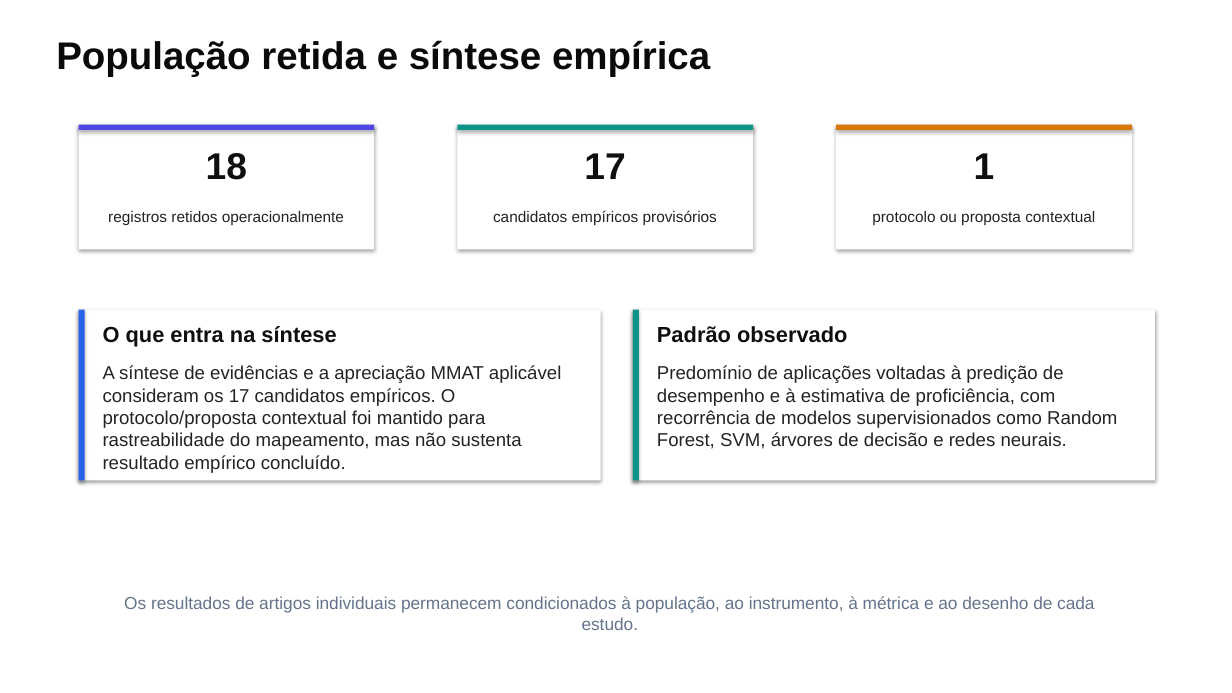
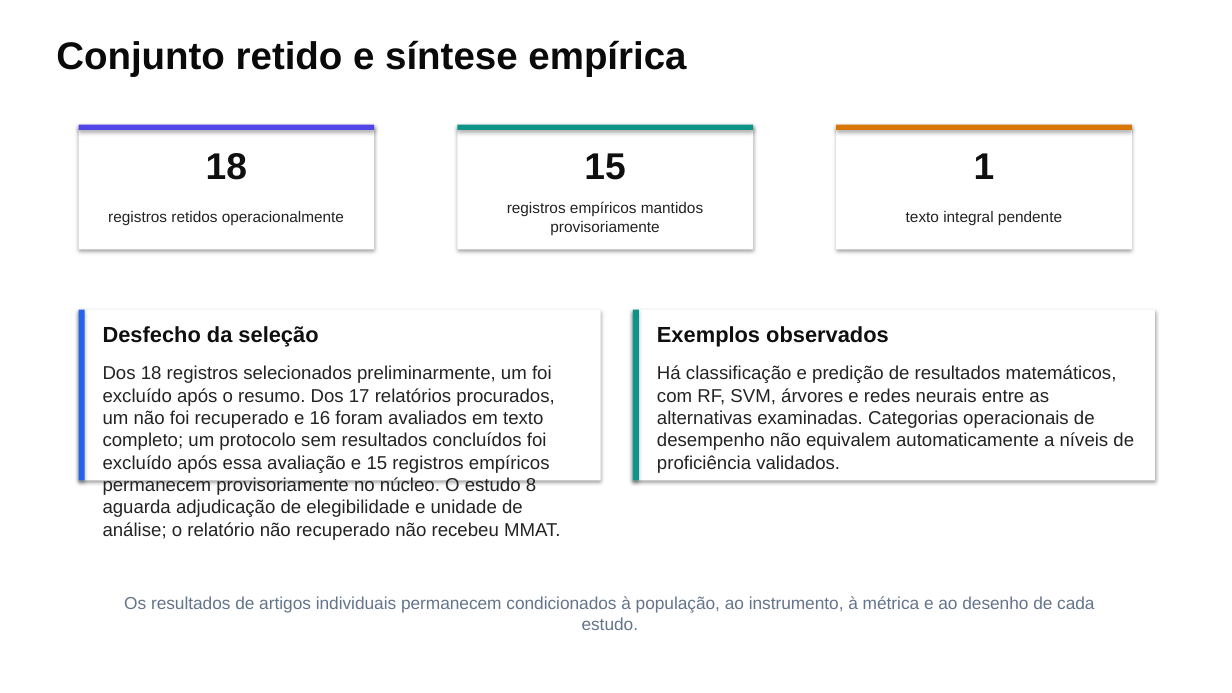
Before and after one commit to thalesfb/ccw, a slide deck: slide 12 of results/tcc/presentation/ensino_personalizado_de_matematica_tcc.pptx. Drawn at 1232x693 pixels with LibreOffice and Linux fonts; fonts in the diff are those of the drawing. Boxes give left, top, right and bottom in pixels: in the first picture for what was removed or moved away, otherwise in the second. Text is boxed around its words. In the diff, an @@ line names an element or a change of style, - is before the commit and + after.

```diff
--- a/results/tcc/presentation/ensino_personalizado_de_matematica_tcc.pptx
+++ b/results/tcc/presentation/ensino_personalizado_de_matematica_tcc.pptx
@@ text at (56,40,686,77): text changed @@
-População retida e síntese empírica
+Conjunto retido e síntese empírica
@@ text at (584,153,625,180): text changed @@
-17
+15
@@ text at (507,201,703,235): text changed @@
-candidatos empíricos provisórios
+registros empíricos mantidos provisoriamente
@@ text at (906,211,1062,226): text changed @@
-protocolo ou proposta contextual
+texto integral pendente
@@ text at (103,326,318,347): text changed @@
-O que entra na síntese
+Desfecho da seleção
@@ text at (657,326,889,347): text changed @@
-Padrão observado
+Exemplos observados
@@ text at (103,365,561,540): text changed @@
-A síntese de evidências e a apreciação MMAT aplicável consideram os 17 candidatos empíricos. O protocolo/proposta contextual foi mantido para rastreabilidade do mapeamento, mas não sustenta resultado empírico concluído.
+Dos 18 registros selecionados preliminarmente, um foi excluído após o resumo. Dos 17 relatórios procurados, um não foi recuperado e 16 foram avaliados em texto completo; um protocolo sem resultados concluídos foi excluído após essa avaliação e 15 registros empíricos permanecem provisoriamente no núcleo. O estudo 8 aguarda adjudicação de elegibilidade e unidade de análise; o relatório não recuperado não recebeu MMAT.
@@ text at (657,365,1134,473): text changed @@
-Predomínio de aplicações voltadas à predição de desempenho e à estimativa de proficiência, com recorrência de modelos supervisionados como Random Forest, SVM, árvores de decisão e redes neurais.
+Há classificação e predição de resultados matemáticos, com RF, SVM, árvores e redes neurais entre as alternativas examinadas. Categorias operacionais de desempenho não equivalem automaticamente a níveis de proficiência validados.
```
Also in this commit, not shown: 10 other slides changed, 3 slides added, 3 slides removed, 58 other files.
